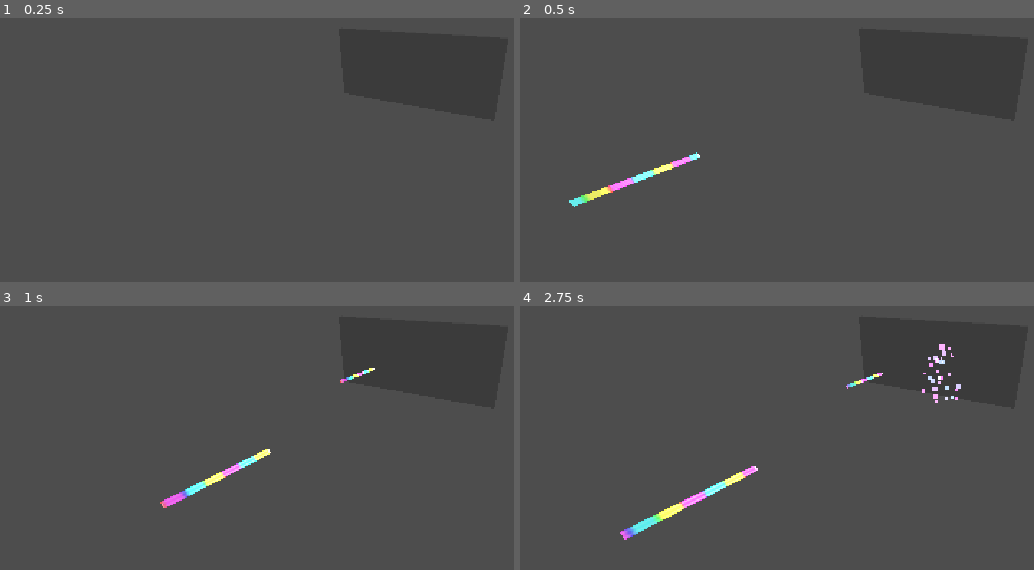
Above: before the commit, frames 1-4 (two rows, left to right).
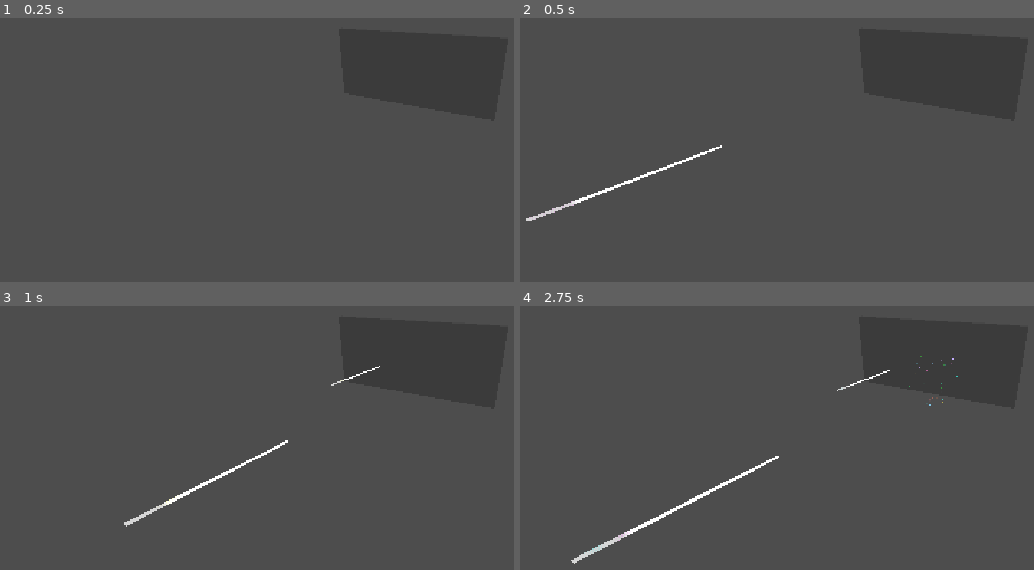
Above: after the commit, the same moments.

Repository: PlumbMonkey/Revenger
Game: Godot game, scene res://tests/laser_demo.tscn
Same seed, same stepped clock (60 frames per second), same inputs: the game is played once before the commit and once after it. This scene is started directly instead of the project's main scene.
Inputs:
- Up to frame 1 (0.25 s): no input
- Up to frame 2 (0.5 s): no input
- Up to frame 3 (1 s): hold D (move_right) from 0.53 s (still down); tap Shift (action_secondary) at 0.6 s
- Up to frame 4 (2.75 s): release D (move_right) at 1.28 s; hold S (move_down) 1.28-2.03 s; tap Space (fire) at 1.35 s; hold D (move_right) from 2.03 s (still down); tap Shift (action_secondary) at 2.1 s

Frame 1 is identical in both runs. In frame 2, 0.8% of the frame differs, in the area x 1-40%, y 48-77%; in frame 3, 0.9%; in frame 4, 1.5%, in the area x 9-86%, y 14-98%.

Commit message:
Tune laser + impact look: thinner/longer bolt, fluid neon, round particles
Bolt: 12m x 0.16 (was 8m x 0.35), shader switched from hard RGB hue
ramp to an IQ cosine palette with dual sine wobble so colors morph
fluidly instead of scrolling. Impact burst: 48 smaller particles (0.3
quads, was 0.55) made round via a radial-gradient albedo texture,
richer 7-stop color ramp (white/yellow/green/cyan/magenta/orange/blue)
plus +-0.35 per-particle hue variation. Headless laser check passes.

Co-Authored-By: Claude Fable 5 <noreply@anthropic.com>

Diff:
--- a/games/revenger/shaders/laser_bolt.gdshader
+++ b/games/revenger/shaders/laser_bolt.gdshader
@@ -1,15 +1,17 @@
 shader_type spatial;
 render_mode unshaded, blend_add, cull_disabled;
 
-// Defender-style bolt: a long additive streak with the hue cycling along its
-// length and over time, plus a white-hot core near the centerline. Sized for
-// the default 8m BoxMesh — bolt_length just rescales the gradient.
+// Defender-style bolt: long thin additive streak. Color comes from a cosine
+// palette (smooth, always-saturated neon blends — no hard RGB corners) with a
+// sine wobble on top so the hues visibly MORPH along the bolt rather than
+// just scrolling. White-hot core down the centerline, tail fade at +Z.
 
-uniform float bolt_length = 8.0;
-uniform float hue_cycles : hint_range(0.5, 6.0) = 2.0;  // rainbow repeats along the bolt
-uniform float hue_speed : hint_range(0.0, 10.0) = 3.0;  // hue scroll speed
-uniform float intensity : hint_range(0.5, 6.0) = 2.5;
-uniform float core_radius = 0.12;
+uniform float bolt_length = 12.0;
+uniform float hue_cycles : hint_range(0.5, 6.0) = 1.5;   // rainbow repeats along the bolt
+uniform float hue_speed : hint_range(0.0, 10.0) = 2.5;   // hue flow speed
+uniform float morph_amount : hint_range(0.0, 0.6) = 0.22; // sine wobble = fluid morphing
+uniform float intensity : hint_range(0.5, 8.0) = 3.5;
+uniform float core_radius = 0.08;
 
 varying vec3 local_pos;
 
@@ -17,21 +19,21 @@
 	local_pos = VERTEX;
 }
 
-vec3 hue2rgb(float h) {
-	h = fract(h);
-	return clamp(vec3(
-		abs(h * 6.0 - 3.0) - 1.0,
-		2.0 - abs(h * 6.0 - 2.0),
-		2.0 - abs(h * 6.0 - 4.0)), 0.0, 1.0);
+// IQ cosine palette tuned for bright neon: never desaturates, blends fluidly
+vec3 neon_palette(float t) {
+	return 0.5 + 0.5 * cos(6.28318 * (t + vec3(0.0, 0.33, 0.67)));
 }
 
 void fragment() {
 	float along = clamp(local_pos.z / bolt_length + 0.5, 0.0, 1.0);
-	vec3 rainbow = hue2rgb(along * hue_cycles - TIME * hue_speed);
+	float t = along * hue_cycles - TIME * hue_speed
+			+ morph_amount * sin(TIME * 1.7 + along * 9.0)
+			+ morph_amount * 0.5 * sin(TIME * 3.1 - along * 4.0);
+	vec3 neon = neon_palette(t);
 	float core = 1.0 - smoothstep(0.0, core_radius * 2.0, length(local_pos.xy));
-	vec3 color = mix(rainbow, vec3(1.0), core * 0.65);
+	vec3 color = mix(neon, vec3(1.0), core * 0.7);
 	// fade the tail (+Z end) so the bolt reads as streaking forward
 	float tail_fade = smoothstep(1.0, 0.55, along);
 	ALBEDO = color * intensity;
-	ALPHA = 0.9 * max(tail_fade, 0.35);
+	ALPHA = 0.9 * max(tail_fade, 0.3);
 }
--- a/games/revenger/vfx/laser_impact_burst.tscn
+++ b/games/revenger/vfx/laser_impact_burst.tscn
@@ -1,41 +1,56 @@
-[gd_scene load_steps=6 format=3]
+[gd_scene load_steps=8 format=3]
 
 [sub_resource type="Gradient" id="Gradient_impact"]
-offsets = PackedFloat32Array(0, 0.15, 0.45, 0.75, 1)
-colors = PackedColorArray(1, 1, 1, 1, 1, 0.95, 0.3, 1, 1, 0.3, 0.9, 1, 0.2, 0.9, 1, 1, 0.1, 0.4, 1, 0)
+offsets = PackedFloat32Array(0, 0.12, 0.3, 0.5, 0.68, 0.85, 1)
+colors = PackedColorArray(1, 1, 1, 1, 1, 0.95, 0.25, 1, 0.35, 1, 0.3, 1, 0.15, 0.95, 1, 1, 1, 0.25, 0.95, 1, 1, 0.55, 0.15, 1, 0.2, 0.35, 1, 0)
 
 [sub_resource type="GradientTexture1D" id="GradientTexture_impact"]
 gradient = SubResource("Gradient_impact")
 
+[sub_resource type="Gradient" id="Gradient_dot"]
+offsets = PackedFloat32Array(0, 0.45, 1)
+colors = PackedColorArray(1, 1, 1, 1, 1, 1, 1, 0.6, 1, 1, 1, 0)
+
+[sub_resource type="GradientTexture2D" id="GradientTexture_dot"]
+gradient = SubResource("Gradient_dot")
+width = 64
+height = 64
+fill = 1
+fill_from = Vector2(0.5, 0.5)
+fill_to = Vector2(0.5, 0)
+
 [sub_resource type="ParticleProcessMaterial" id="ParticleProcessMaterial_impact"]
-lifetime_randomness = 0.35
+lifetime_randomness = 0.4
 emission_shape = 1
-emission_sphere_radius = 0.4
+emission_sphere_radius = 0.35
 spread = 180.0
-initial_velocity_min = 8.0
-initial_velocity_max = 18.0
+initial_velocity_min = 7.0
+initial_velocity_max = 17.0
 gravity = Vector3(0, 0, 0)
 damping_min = 6.0
 damping_max = 12.0
-scale_min = 0.6
-scale_max = 1.5
+scale_min = 0.45
+scale_max = 0.9
+hue_variation_min = -0.35
+hue_variation_max = 0.35
 color_ramp = SubResource("GradientTexture_impact")
 
 [sub_resource type="StandardMaterial3D" id="StandardMaterial_impact"]
 transparency = 1
 shading_mode = 0
 vertex_color_use_as_albedo = true
+albedo_texture = SubResource("GradientTexture_dot")
 blend_mode = 1
 billboard_mode = 3
 billboard_keep_scale = true
 
 [sub_resource type="QuadMesh" id="QuadMesh_impact"]
 material = SubResource("StandardMaterial_impact")
-size = Vector2(0.55, 0.55)
+size = Vector2(0.3, 0.3)
 
 [node name="LaserImpactBurst" type="GPUParticles3D"]
 emitting = false
-amount = 32
+amount = 48
 lifetime = 0.65
 one_shot = true
 explosiveness = 1.0
--- a/games/revenger/weapons/laser_bolt.tscn
+++ b/games/revenger/weapons/laser_bolt.tscn
@@ -6,12 +6,13 @@
 [sub_resource type="ShaderMaterial" id="ShaderMaterial_bolt"]
 render_priority = 1
 shader = ExtResource("2_shader")
+shader_parameter/bolt_length = 12.0
 
 [sub_resource type="BoxMesh" id="BoxMesh_bolt"]
-size = Vector3(0.35, 0.35, 8)
+size = Vector3(0.16, 0.16, 12)
 
 [sub_resource type="BoxShape3D" id="BoxShape_bolt"]
-size = Vector3(0.6, 0.6, 8)
+size = Vector3(0.5, 0.5, 12)
 
 [node name="LaserBolt" type="Area3D"]
 script = ExtResource("1_script")
